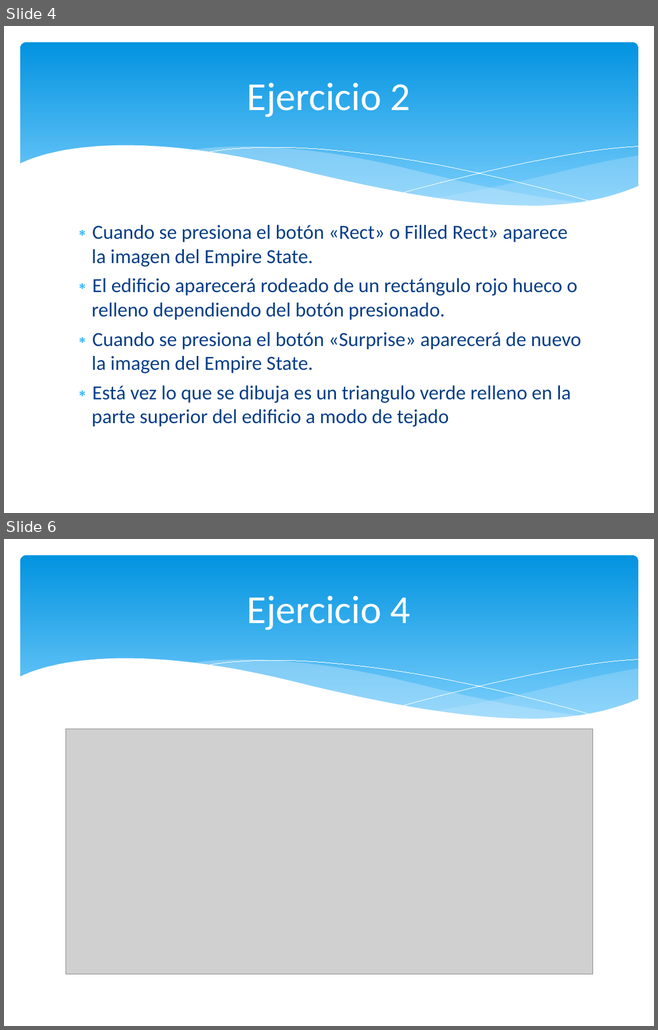
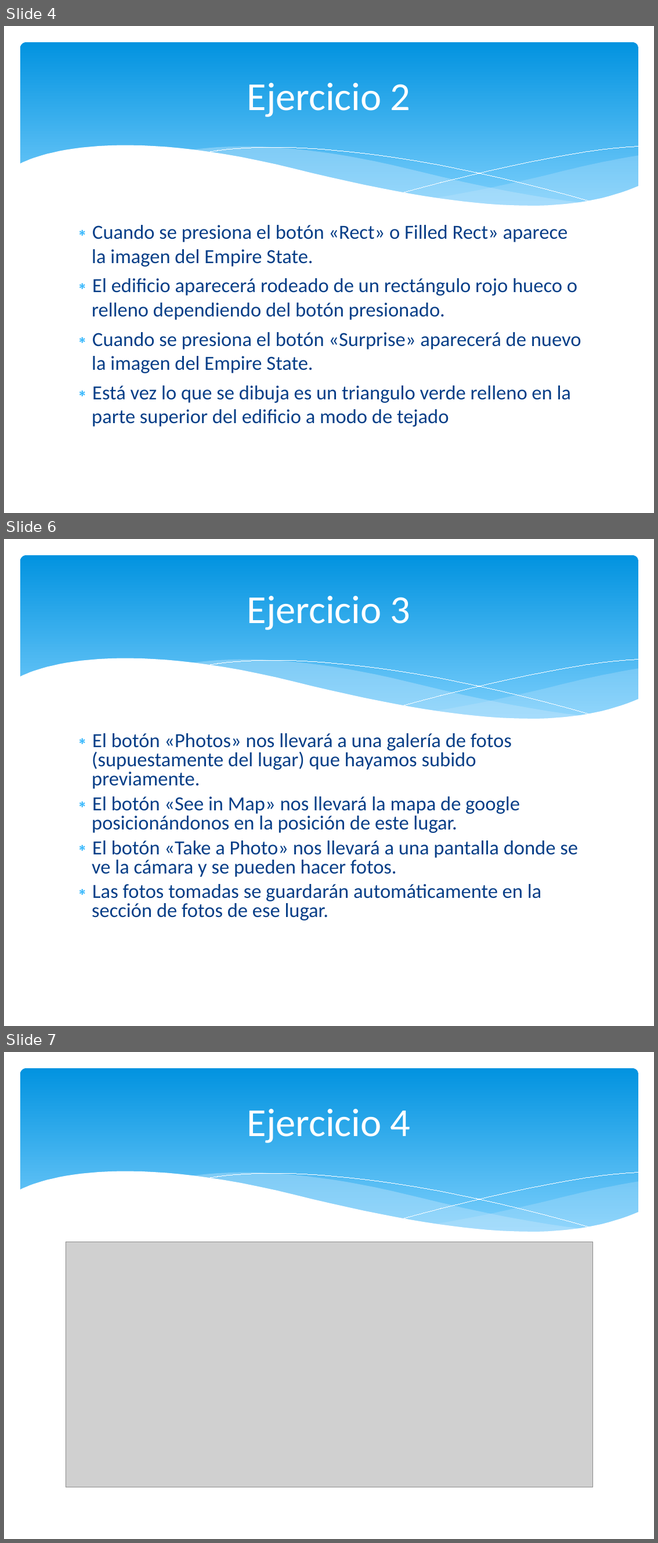
Before and after one commit to OrionGG/ivandroid, a slide deck: doc/Entrega Bloque I Android.ppt. Shown one above the other, each under a label of ours: slides 4 and 6 before the commit, slides 4, 6 and 7 after it; the slides between them are not shown. The pictures are 658x1030 and 658x1543 pixels, drawn with LibreOffice and Linux fonts; fonts in the diff are those of the drawing; grey boxes stand for pictures. Boxes give left, top, right and bottom in pixels: in the first picture for what was removed or moved away, otherwise in the second. Text is boxed around its words. In the diff, an @@ line names an element or a change of style, - is before the commit and + after.

```diff
--- a/doc/Entrega Bloque I Android.ppt
+++ b/doc/Entrega Bloque I Android.ppt
@@ slide 6 added at bbox=[4, 539, 654, 1026], background #FFFFFF; not listed: 6 template elements that a slide beside it also shows @@
@@ title added at bbox=[247, 596, 411, 630], 44 pt, text #FFFFFF @@
+Ejercicio 3
@@ text added at bbox=[92, 733, 578, 921], 22.2 pt, text #073E87 @@
+∗ El botón «Photos» nos llevará a una galería de fotos (supuestamente del lugar) que hayamos subido previamente.
+∗ El botón «See in Map» nos llevará la mapa de google posicionándonos en la posición de este lugar.
+∗ El botón «Take a Photo» nos llevará a una pantalla donde se ve la cámara y se pueden hacer fotos.
+∗ Las fotos tomadas se guardarán automáticamente en la sección de fotos de ese lugar.
@@ what was slide 6 is now slide 7 @@
```
Also in this commit, not shown: 1 other slide added, 1 slide removed.
